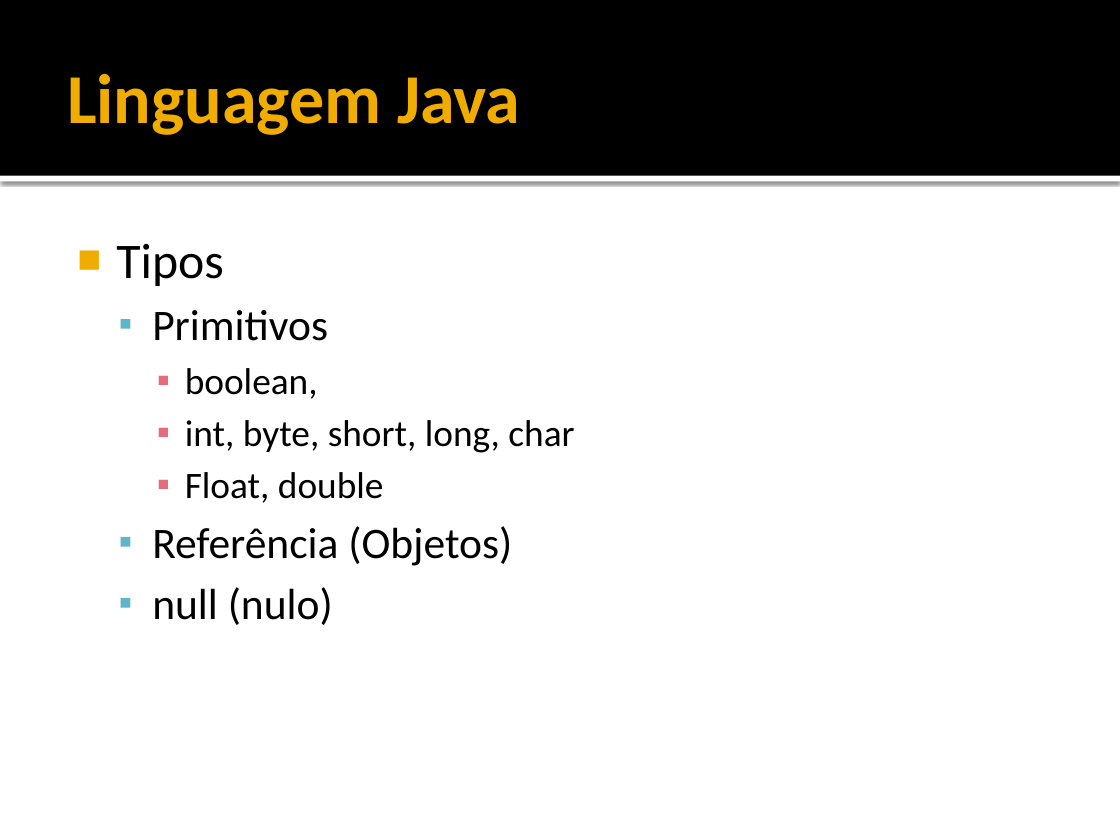
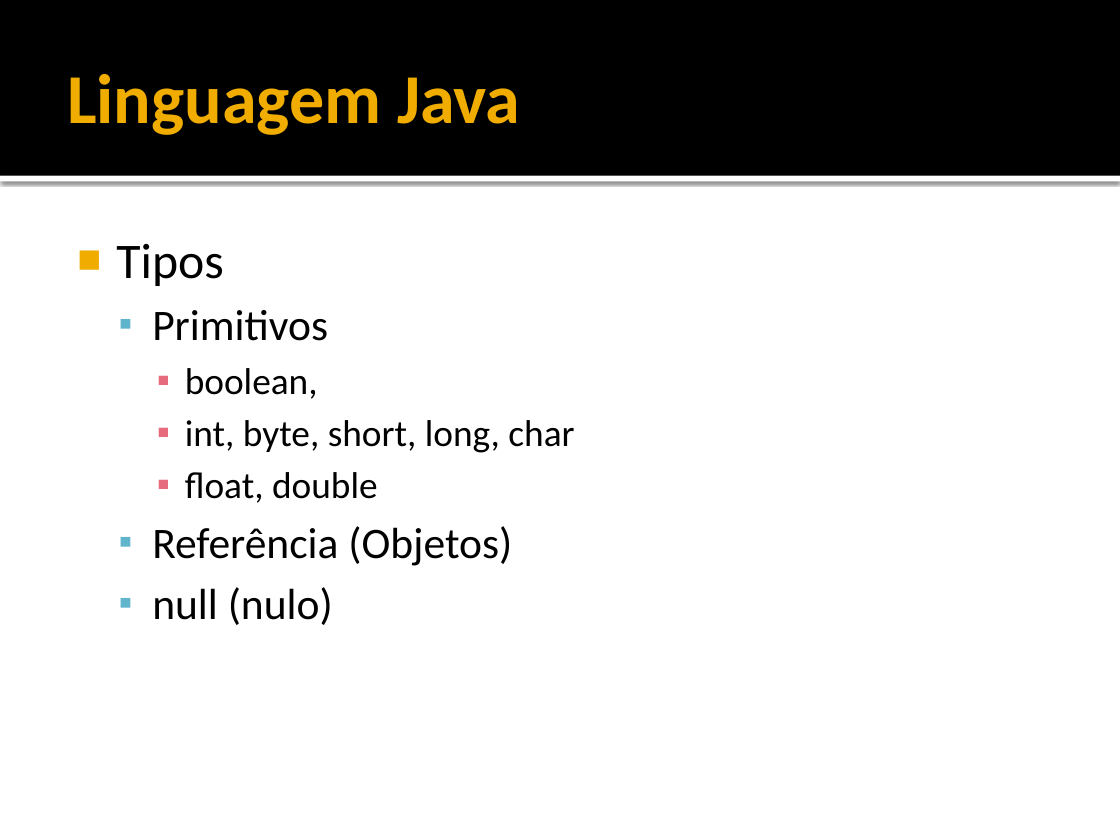
Before and after one commit to filosofisto/cpb-treinamento, a slide deck: slide 27 of Fundamentos/Fundamentos - Java Basico.pptx. Drawn at 1120x840 pixels with LibreOffice and Linux fonts; fonts in the diff are those of the drawing. Boxes give left, top, right and bottom in pixels: in the first picture for what was removed or moved away, otherwise in the second. Text is boxed around its words. In the diff, an @@ line names an element or a change of style, - is before the commit and + after.

```diff
--- a/Fundamentos/Fundamentos - Java Basico.pptx
+++ b/Fundamentos/Fundamentos - Java Basico.pptx
@@ text at (x1=185, y1=472, x2=378, y2=503): text changed @@
-    ▪ Float, double
+    ▪ float, double
```
Also in this commit, not shown: 2 other slides changed, 5 slides added, 1 other file.
